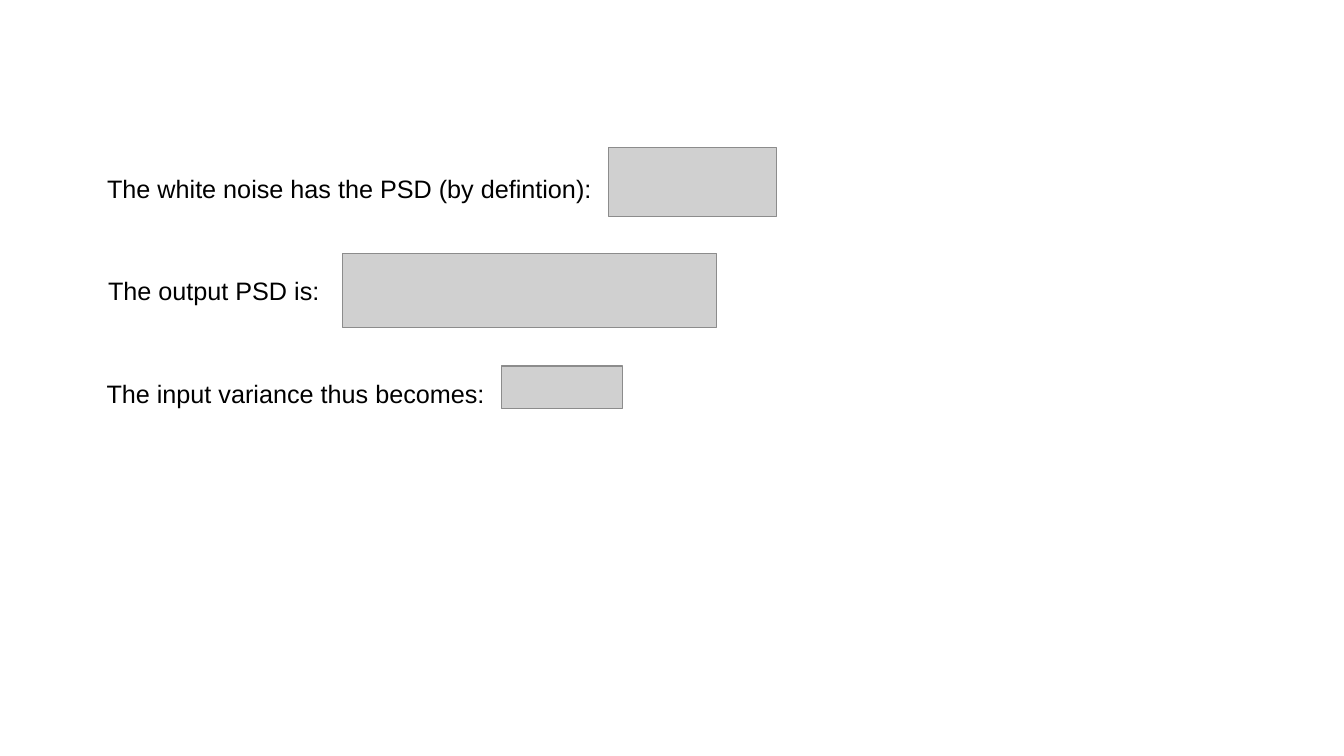
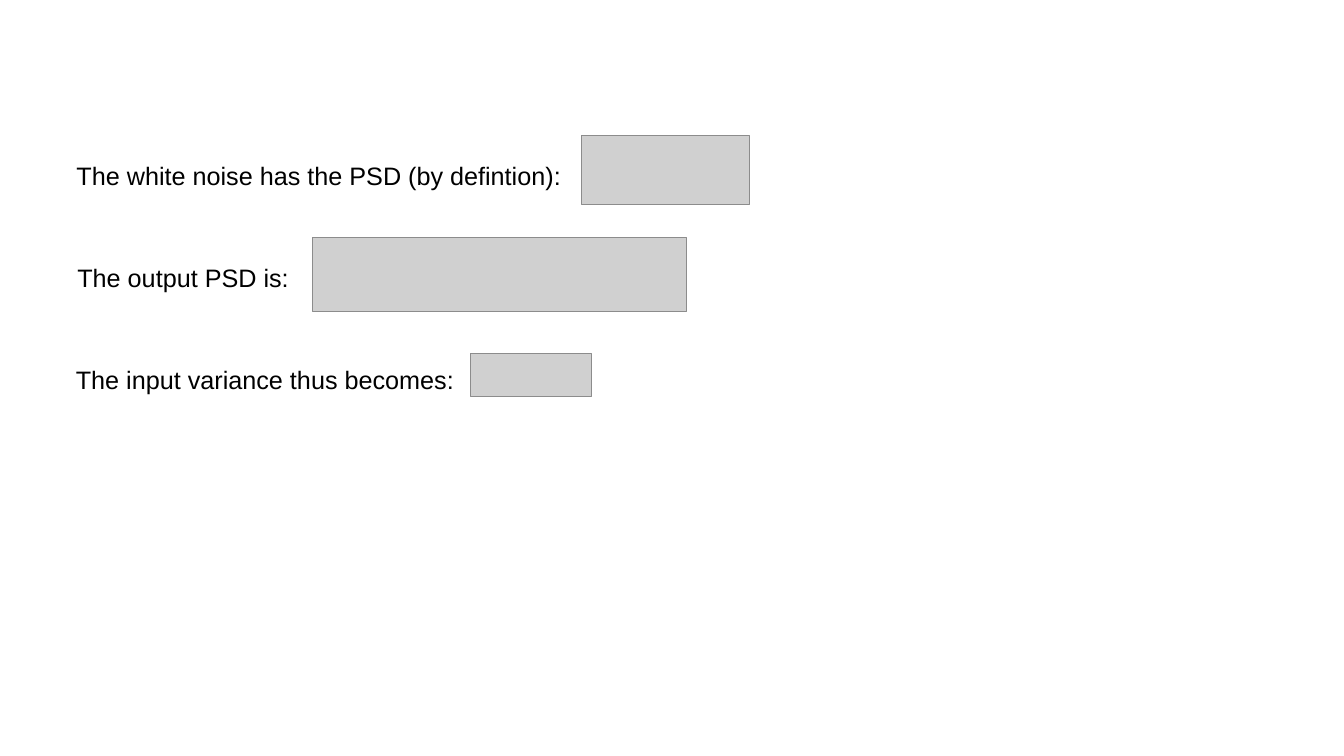
Before and after one commit to Oyvindwpetersen/ssm_tools, a slide deck: slide 3 of documentation/Design_of_statespace.pptx. Drawn at 1344x756 pixels with LibreOffice and Linux fonts; fonts in the diff are those of the drawing; grey boxes stand for pictures; background and template pictures are left out. Boxes give left, top, right and bottom in pixels: in the first picture for what was removed or moved away, otherwise in the second. Text is boxed around its words. In the diff, an @@ line names an element or a change of style, - is before the commit and + after.

```diff
--- a/documentation/Design_of_statespace.pptx
+++ b/documentation/Design_of_statespace.pptx
@@ picture moved from (x1=609, y1=147, x2=777, y2=217) to (x1=582, y1=135, x2=750, y2=205) @@
@@ 3 texts, 1 picture moved together from (x1=107, y1=179, x2=717, y2=408) to (x1=76, y1=166, x2=687, y2=395) @@
@@ picture moved from (x1=501, y1=366, x2=622, y2=408) to (x1=471, y1=354, x2=592, y2=396) @@
```
Also in this commit, not shown: 3 other slides changed, 1 slide added, 1 slide removed, 49 other files.
